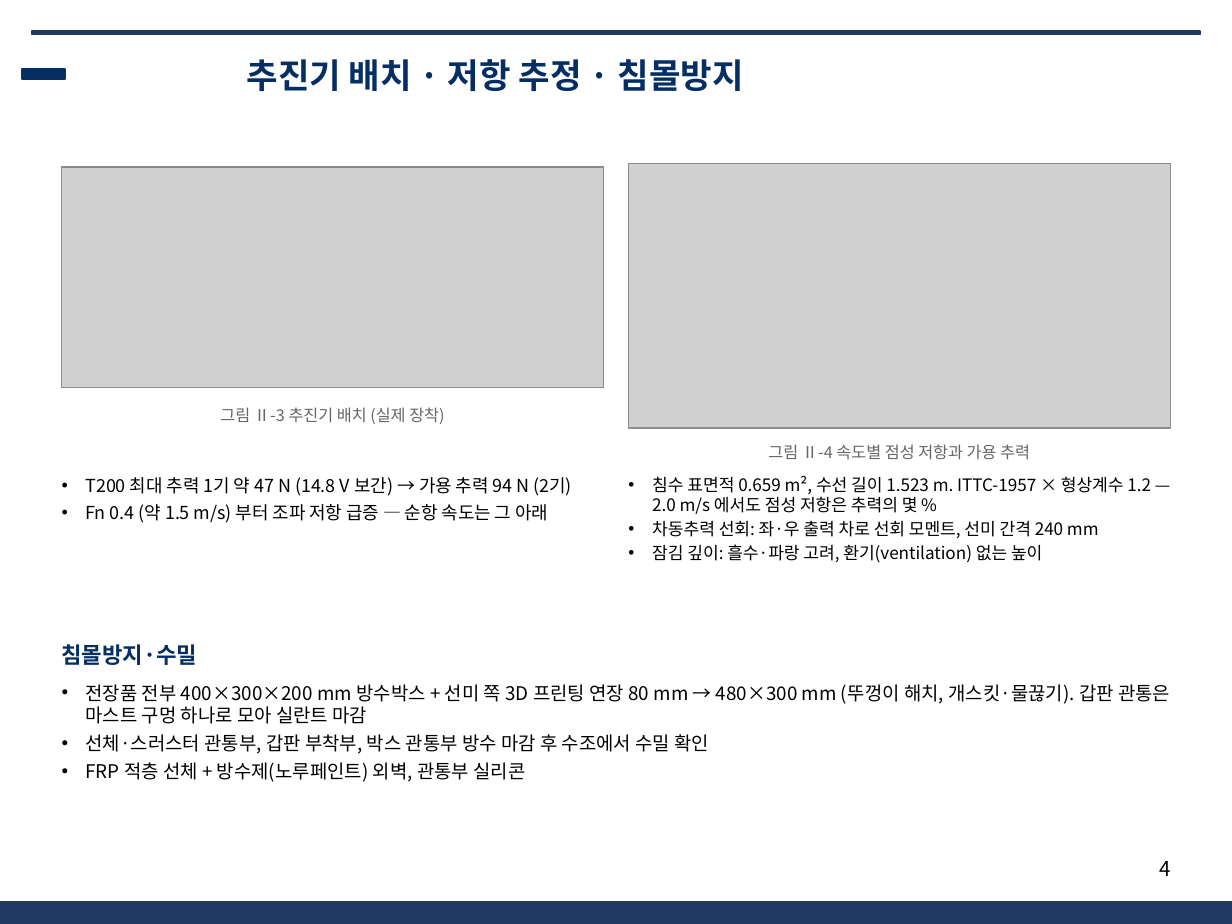
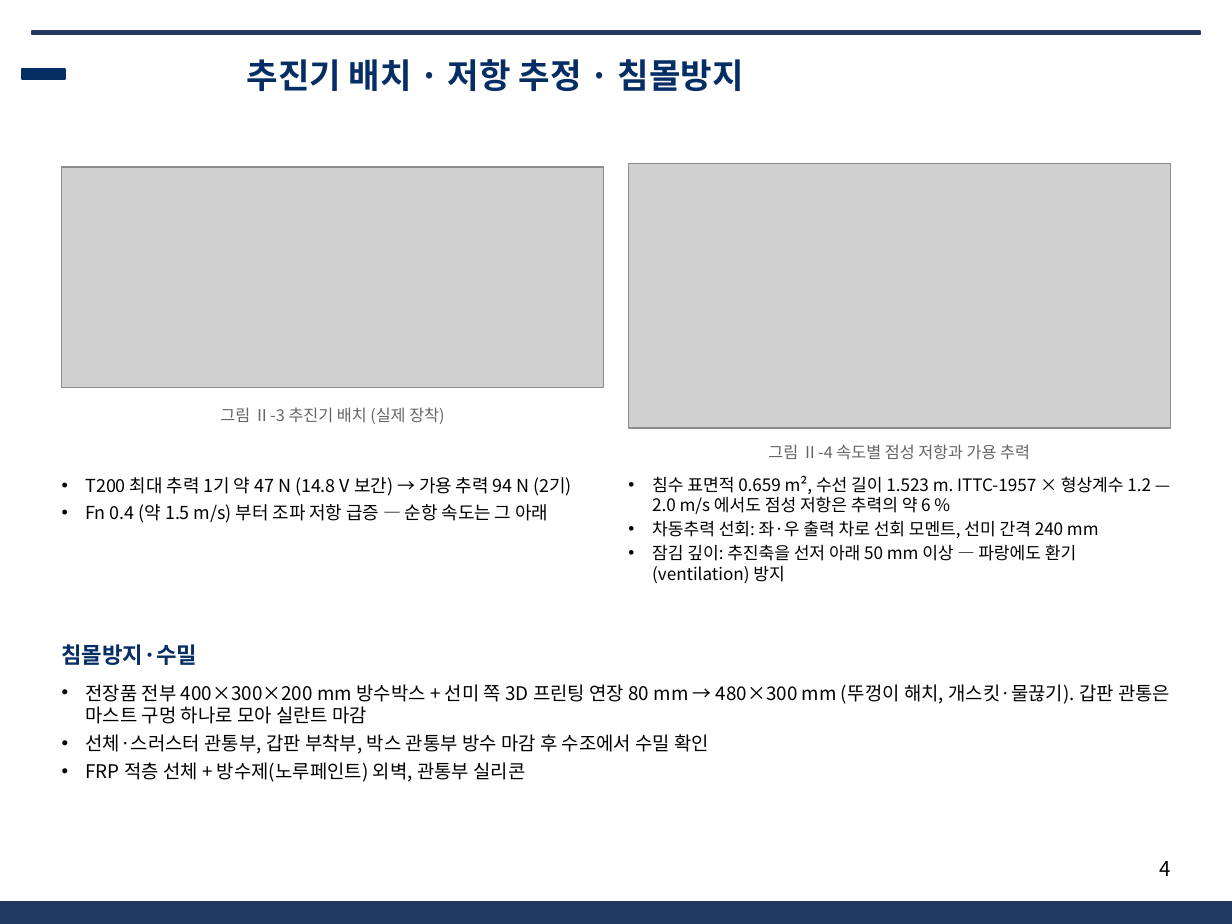
Before and after one commit to unmatsutake377-rgb/ros2_ws, a slide deck: slide 4 of docs/전달용/보고서_분담/발표자료_SSF_A.pptx. Drawn at 1232x924 pixels with LibreOffice and Linux fonts; fonts in the diff are those of the drawing; grey boxes stand for pictures; background and template pictures are left out. Boxes give left, top, right and bottom in pixels: in the first picture for what was removed or moved away, otherwise in the second. Text is boxed around its words. In the diff, an @@ line names an element or a change of style, - is before the commit and + after.

```diff
--- a/docs/전달용/보고서_분담/발표자료_SSF_A.pptx
+++ b/docs/전달용/보고서_분담/발표자료_SSF_A.pptx
@@ text at <box>652,475,1151,514</box>: text changed @@
-• 침수 표면적 0.659 m², 수선 길이 1.523 m. ITTC-1957 × 형상계수 1.2 — 2.0 m/s 에서도 점성 저항은 추력의 몇 %
+• 침수 표면적 0.659 m², 수선 길이 1.523 m. ITTC-1957 × 형상계수 1.2 — 2.0 m/s 에서도 점성 저항은 추력의 약 6 %
@@ text at <box>652,544,1076,584</box>: text changed @@
-• 잠김 깊이: 흘수·파랑 고려, 환기(ventilation) 없는 높이
+• 잠김 깊이: 추진축을 선저 아래 50 mm 이상 — 파랑에도 환기(ventilation) 방지
```
Also in this commit, not shown: 5 other slides changed, 5 other files.
